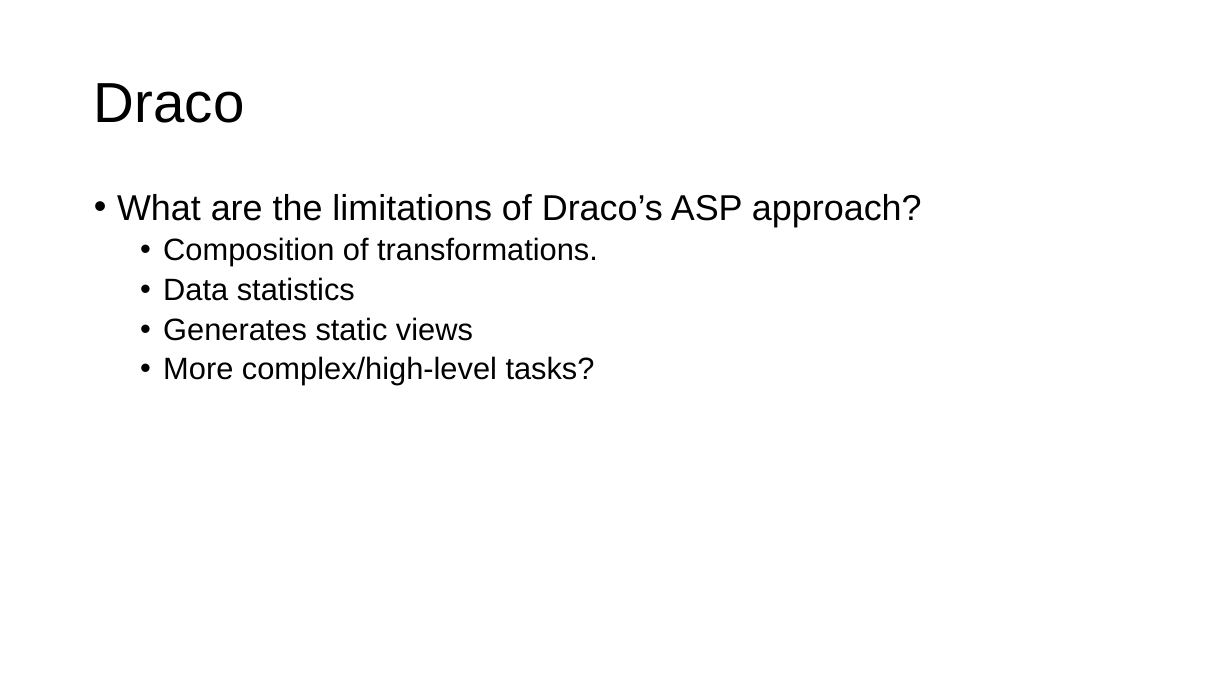
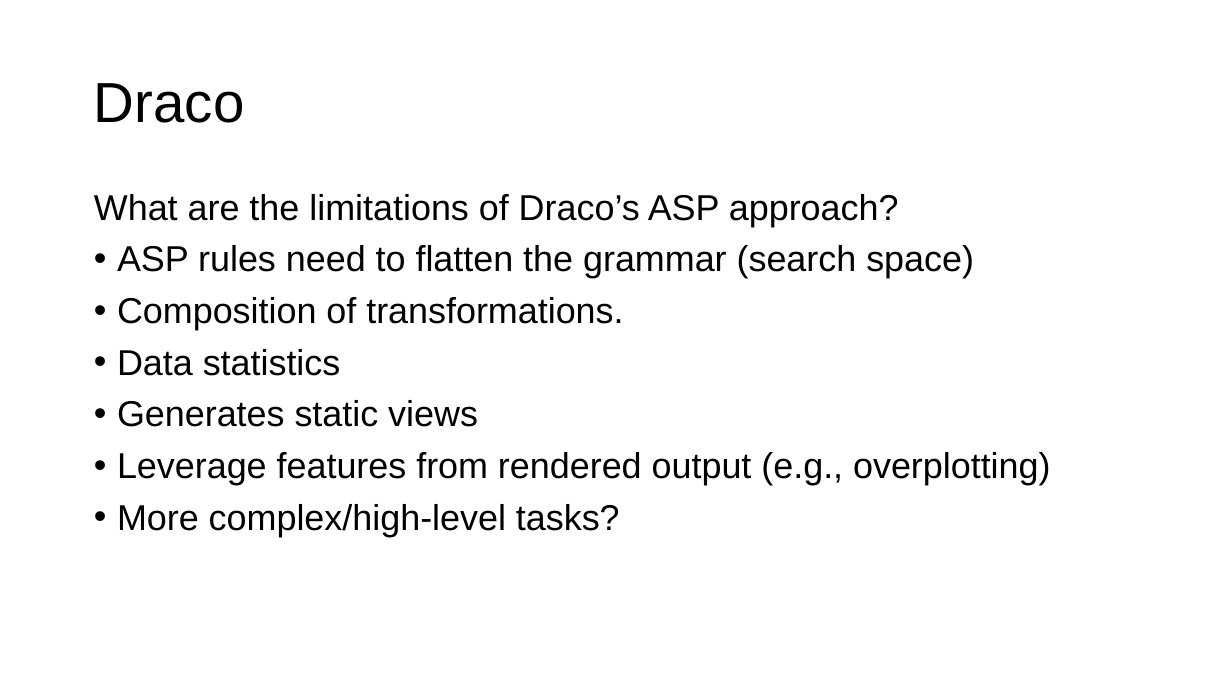
Before and after one commit to columbiaviz/columbiaviz.github.io, a slide deck: slide 21 of 2020s_w6998/lecs/04_rec.pptx (slide 3 before the commit). Drawn at 1232x693 pixels with LibreOffice and Linux fonts; fonts in the diff are those of the drawing. Boxes give left, top, right and bottom in pixels: in the first picture for what was removed or moved away, otherwise in the second. Text is boxed around its words. In the diff, an @@ line names an element or a change of style, - is before the commit and + after.

```diff
--- a/2020s_w6998/lecs/04_rec.pptx
+++ b/2020s_w6998/lecs/04_rec.pptx
@@ text at bbox=[94, 194, 899, 537]: size 24 to 28 pt in "Composition of transformations.", "Data statistics", "Generates static views", "More complex/high-level tasks?"; bullet • to none; list level 2 to 1 in "Composition of transformations."; list level 2 to 1 in "Data statistics"; list level 2 to 1 in "Generates static views"; list level 2 to 1 in "More complex/high-level tasks?" @@
@@ text at bbox=[117, 245, 974, 278]: paragraph added @@
+• ASP rules need to flatten the grammar (search space)
@@ text at bbox=[117, 452, 1050, 485]: paragraph added @@
+• Leverage features from rendered output (e.g., overplotting)
```
Also in this commit, not shown: 1 other slide changed, 19 slides added.
